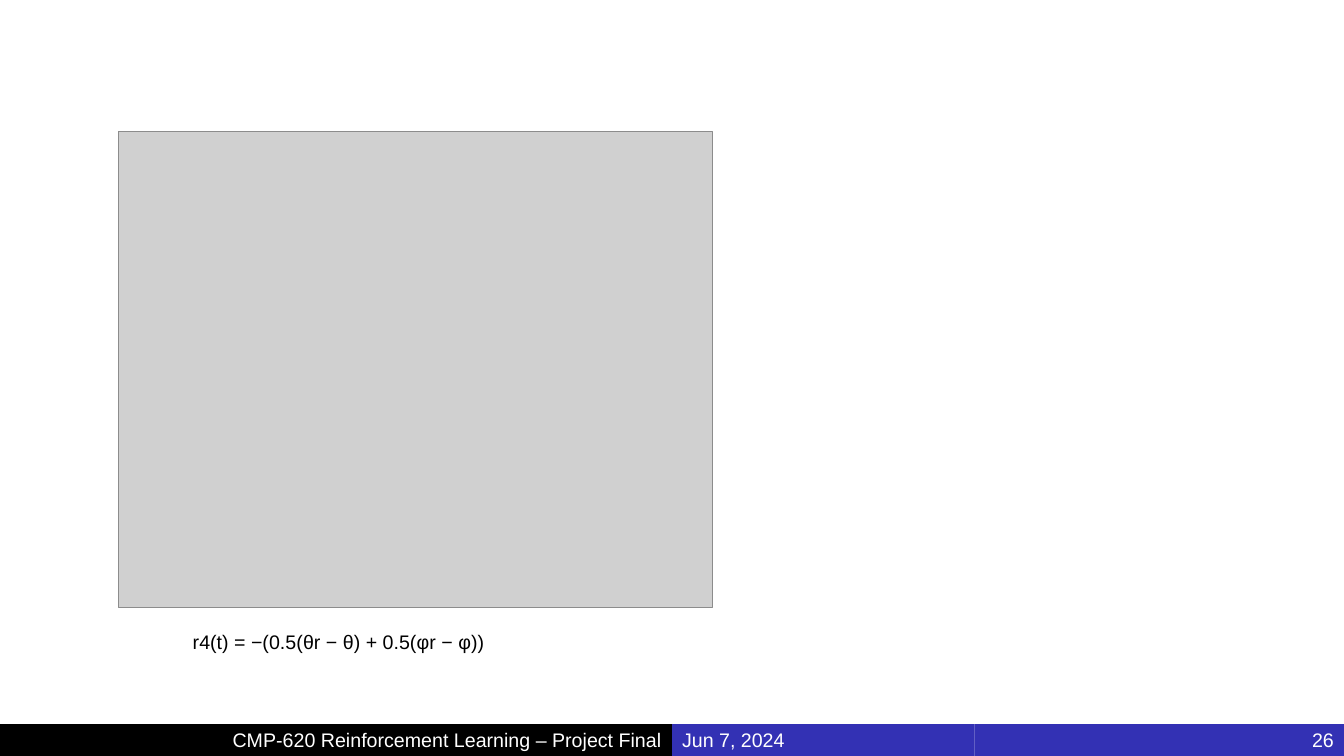
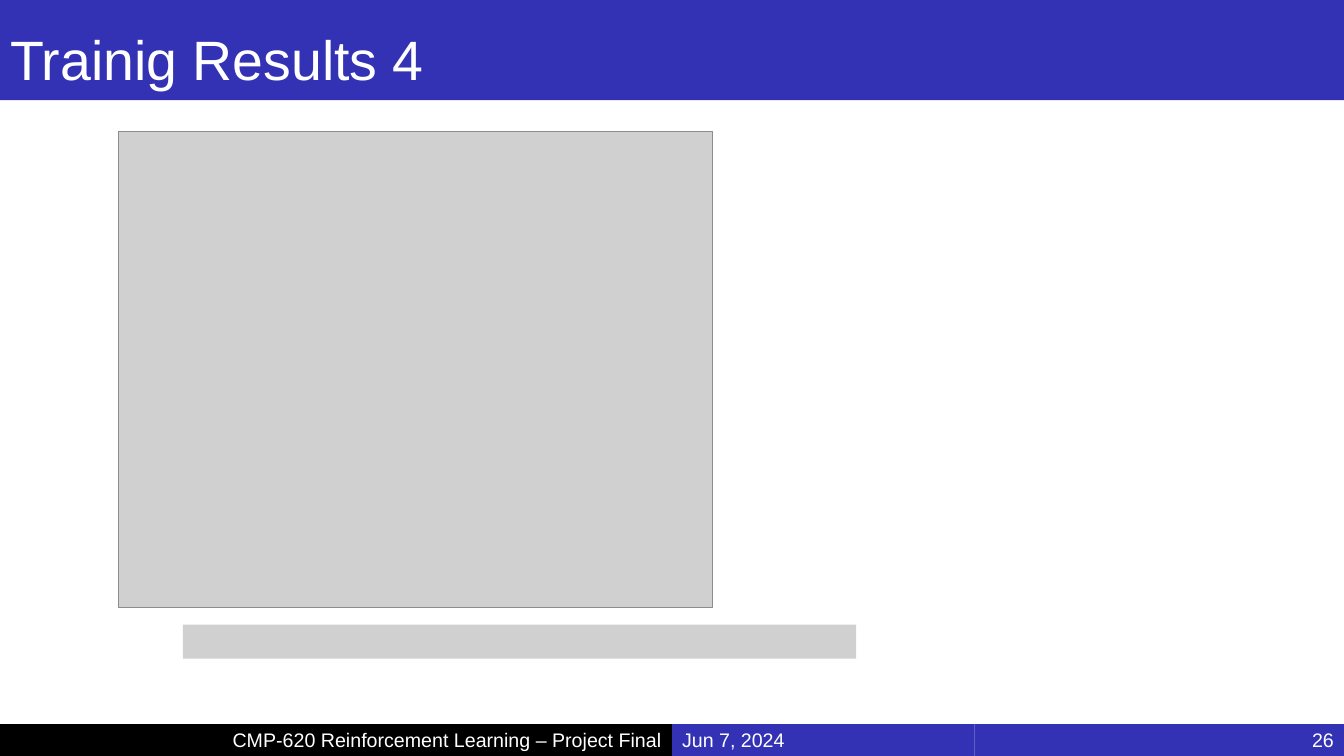
Before and after one commit to MucahidRidvanKaplan/ParrotQuadcopterRL, a slide deck: slide 26 of Presentations/Project_Final.pptx. Drawn at 1344x756 pixels with LibreOffice and Linux fonts; fonts in the diff are those of the drawing; grey boxes stand for pictures; background and template pictures are left out. Boxes give left, top, right and bottom in pixels: in the first picture for what was removed or moved away, otherwise in the second. Text is boxed around its words. In the diff, an @@ line names an element or a change of style, - is before the commit and + after.

```diff
--- a/Presentations/Project_Final.pptx
+++ b/Presentations/Project_Final.pptx
@@ title added at bbox=[0, 0, 1344, 100], fill #3331B4, 39.6 pt, text #FFFFFF @@
+Trainig Results 4
@@ picture added at bbox=[182, 625, 856, 659] @@
@@ text removed at bbox=[193, 634, 484, 653] @@
-r4(t) = −(0.5(θr − θ) + 0.5(φr − φ))
```
Also in this commit, not shown: 3 other slides changed, 2 other files.
